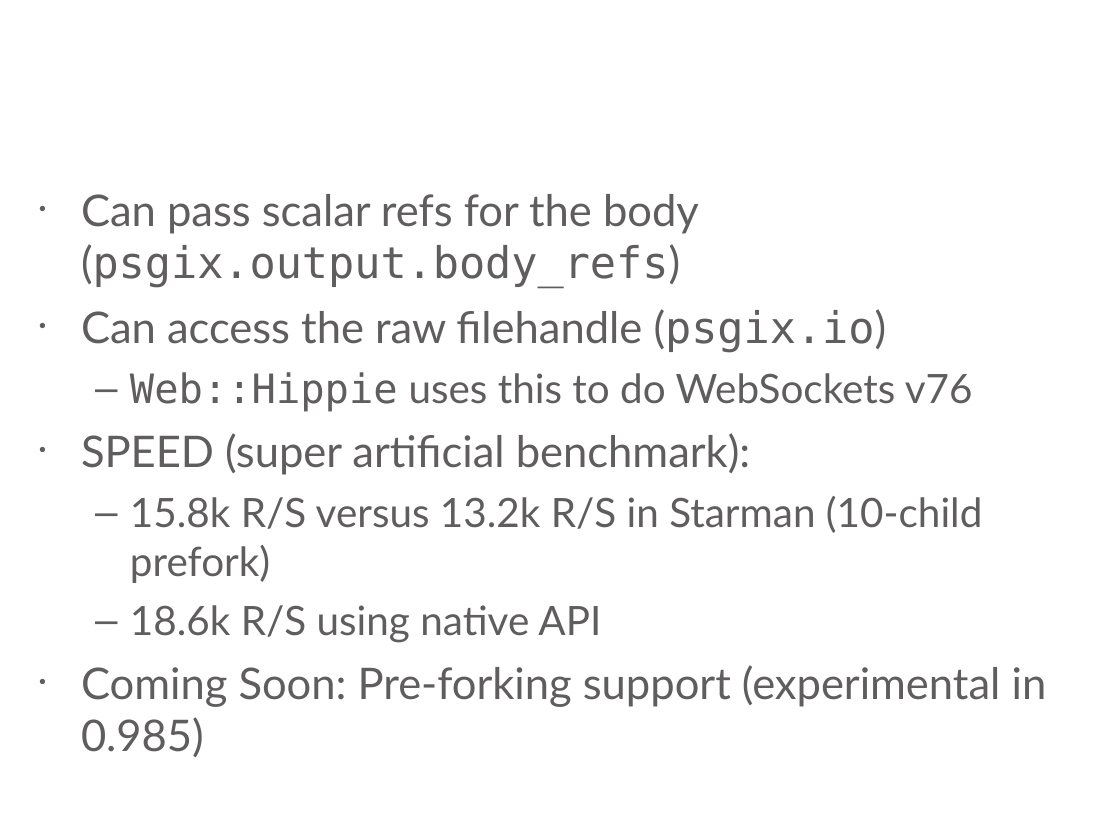
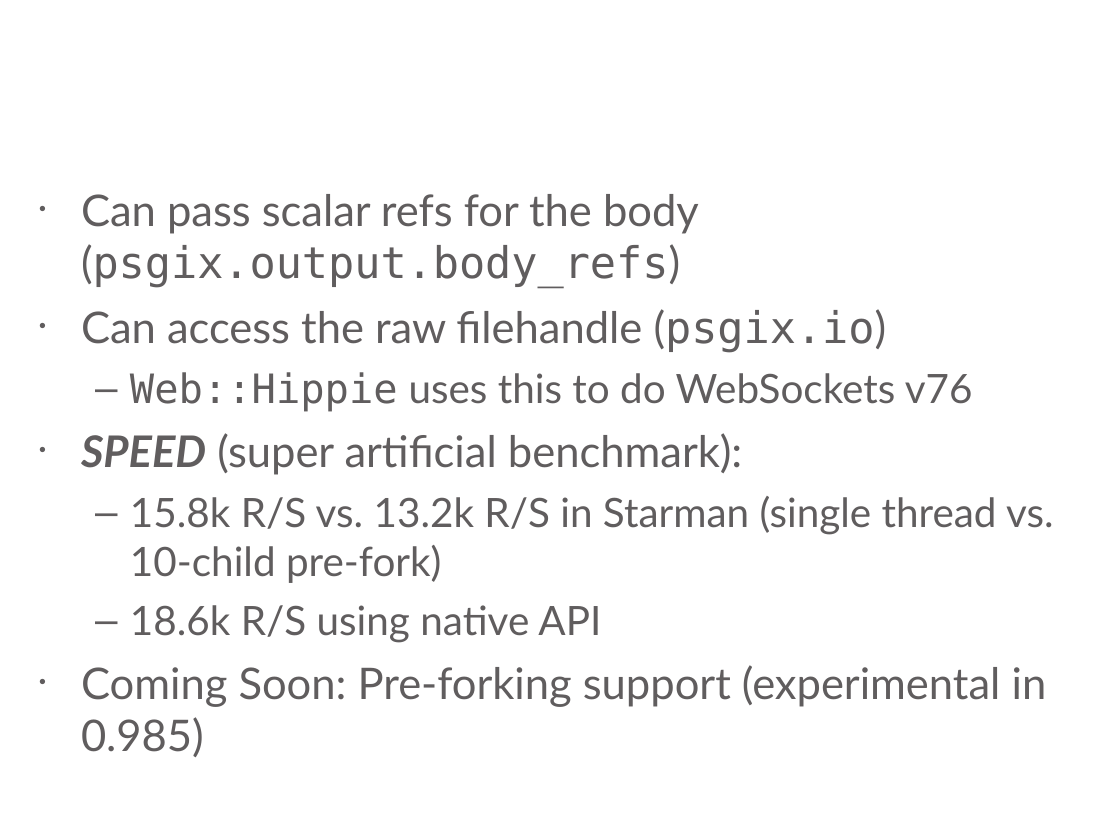
Before and after one commit to stash/vanpm-psgi, a slide deck: slide 25 of slides.odp (slide 27 before the commit). Drawn at 1120x840 pixels with LibreOffice and Linux fonts; fonts in the diff are those of the drawing; background and template pictures are left out. Boxes give left, top, right and bottom in pixels: in the first picture for what was removed or moved away, otherwise in the second. Text is boxed around its words. In the diff, an @@ line names an element or a change of style, - is before the commit and + after.

```diff
--- a/slides.odp
+++ b/slides.odp
@@ text at [81,433,742,475]: bold on, italic on in "SPEED" @@
@@ text at [130,496,1054,583]: text changed @@
-  – 15.8k R/S versus 13.2k R/S in Starman (10-child prefork)
+  – 15.8k R/S vs. 13.2k R/S in Starman (single thread vs. 10-child pre-fork)
```
Also in this commit, not shown: 2 other slides changed, 1 slide added.
